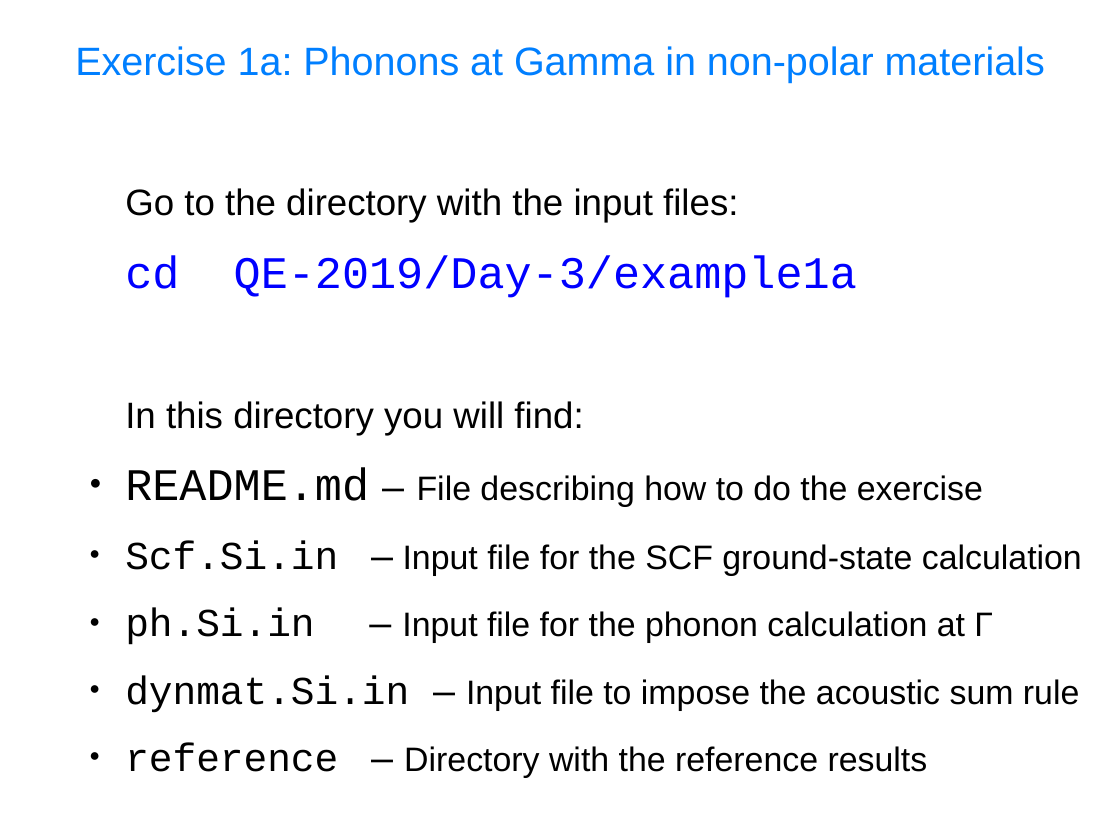
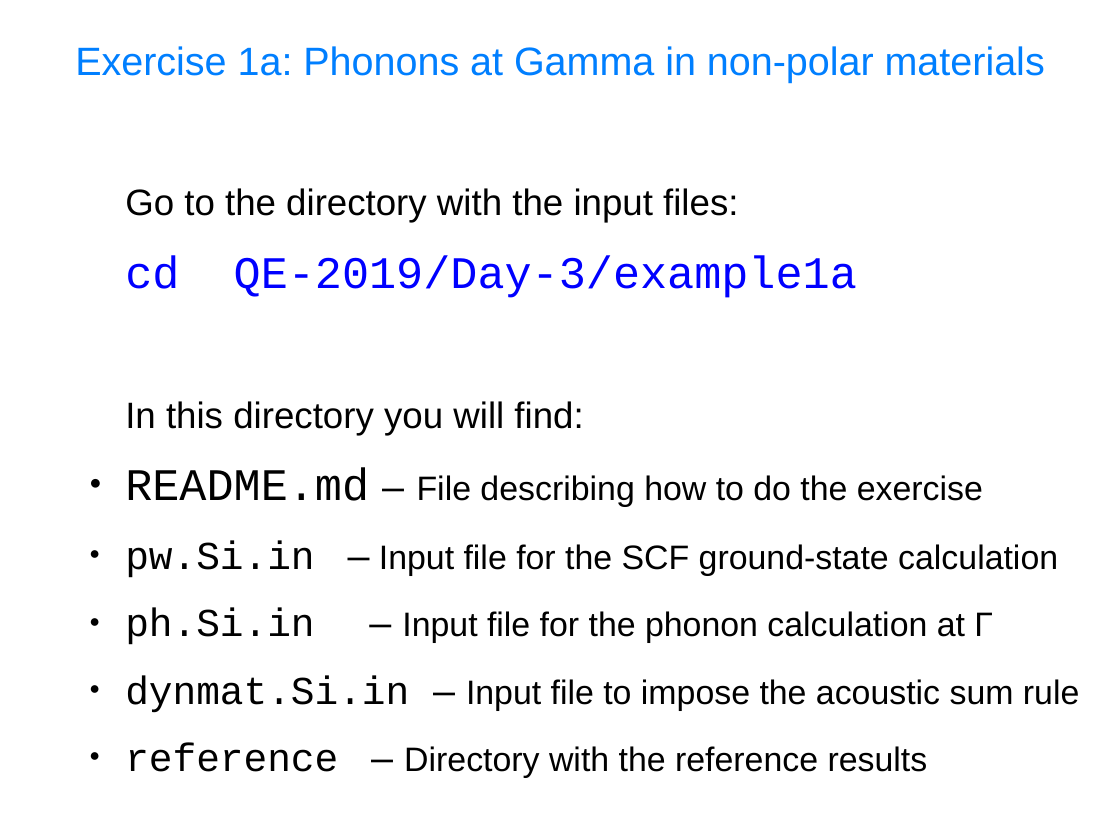
Before and after one commit to aravindhk/QESummerSchool, a slide deck: slide 9 of slides.sources/handson-day3-DFPT.odp. Drawn at 1120x840 pixels with LibreOffice and Linux fonts; fonts in the diff are those of the drawing. Boxes give left, top, right and bottom in pixels: in the first picture for what was removed or moved away, otherwise in the second. Text is boxed around its words. In the diff, an @@ line names an element or a change of style, - is before the commit and + after.

```diff
--- a/slides.sources/handson-day3-DFPT.odp
+++ b/slides.sources/handson-day3-DFPT.odp
@@ text at bbox=[125, 540, 1058, 578]: text changed @@
-● Scf.Si.in – Input file for the SCF ground-state calculation
+● pw.Si.in – Input file for the SCF ground-state calculation
```
Also in this commit, not shown: 7 other slides changed, 1 other file.
